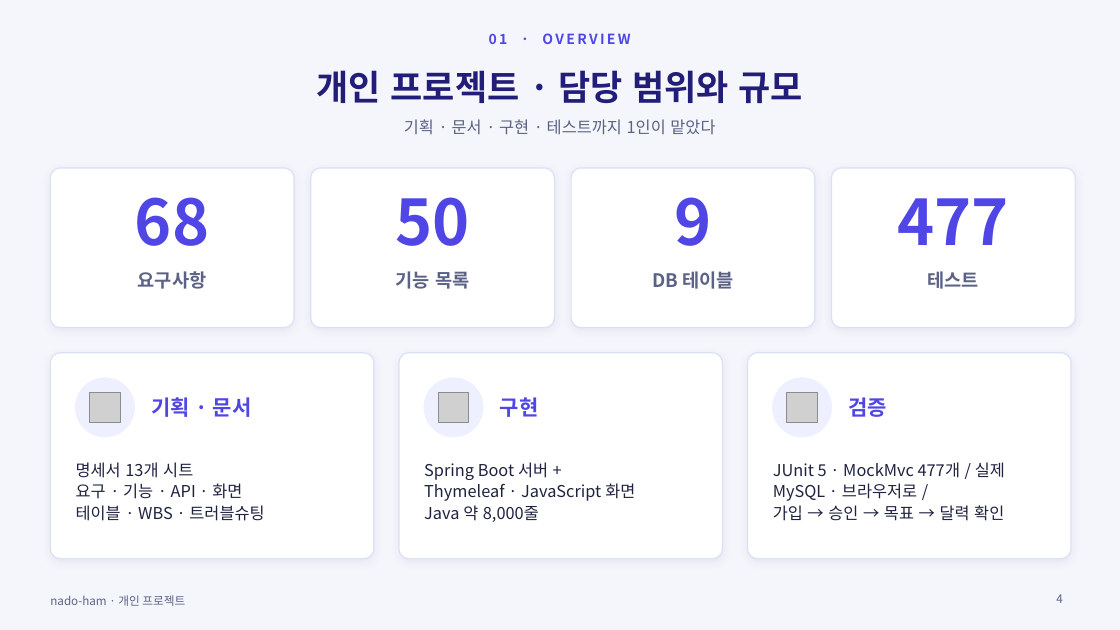
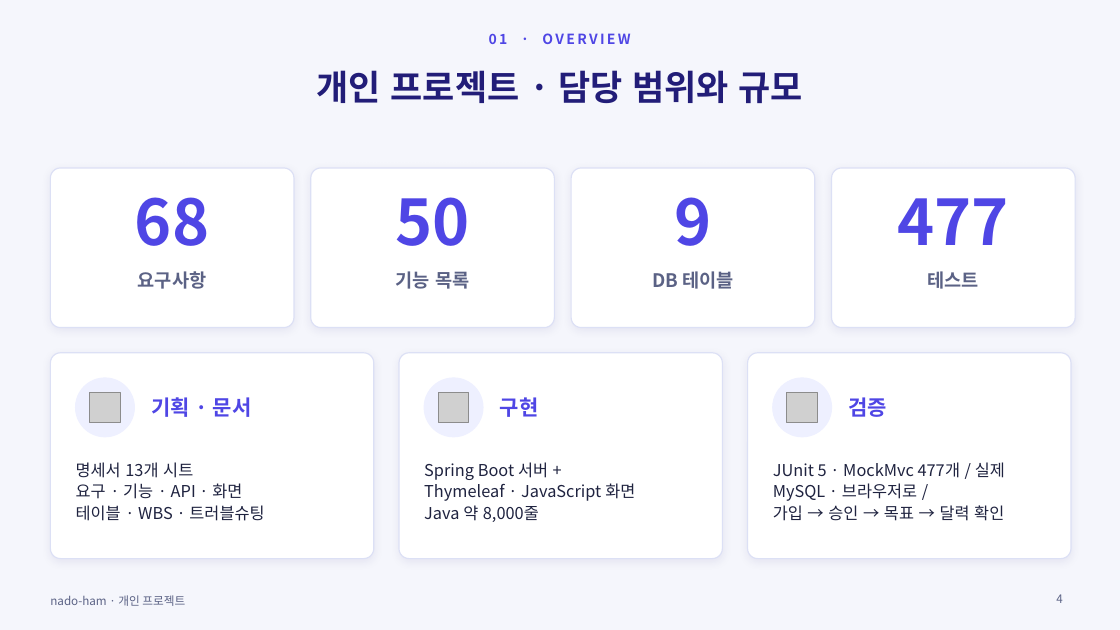
Before and after one commit to ho8566z/nado-ham_word, a slide deck: slide 4 of ppt_output/nado_ham.pptx. Drawn at 1120x630 pixels with LibreOffice and Linux fonts; fonts in the diff are those of the drawing; grey boxes stand for pictures. Boxes give left, top, right and bottom in pixels: in the first picture for what was removed or moved away, otherwise in the second. Text is boxed around its words. In the diff, an @@ line names an element or a change of style, - is before the commit and + after.

```diff
--- a/ppt_output/nado_ham.pptx
+++ b/ppt_output/nado_ham.pptx
@@ text removed at [404,119,715,135] @@
-기획 · 문서 · 구현 · 테스트까지 1인이 맡았다
```
Also in this commit, not shown: 15 other slides changed, 34 other files.
